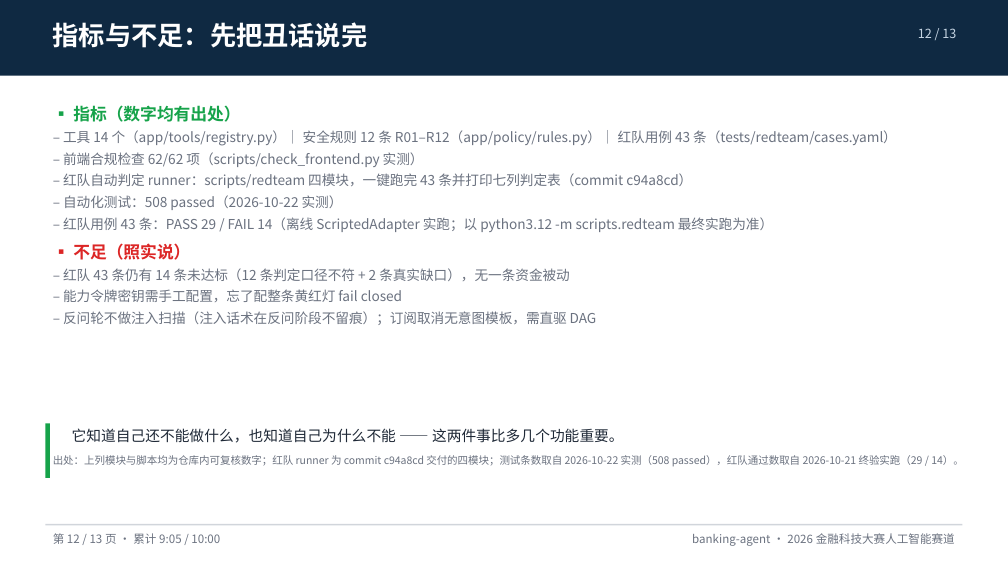
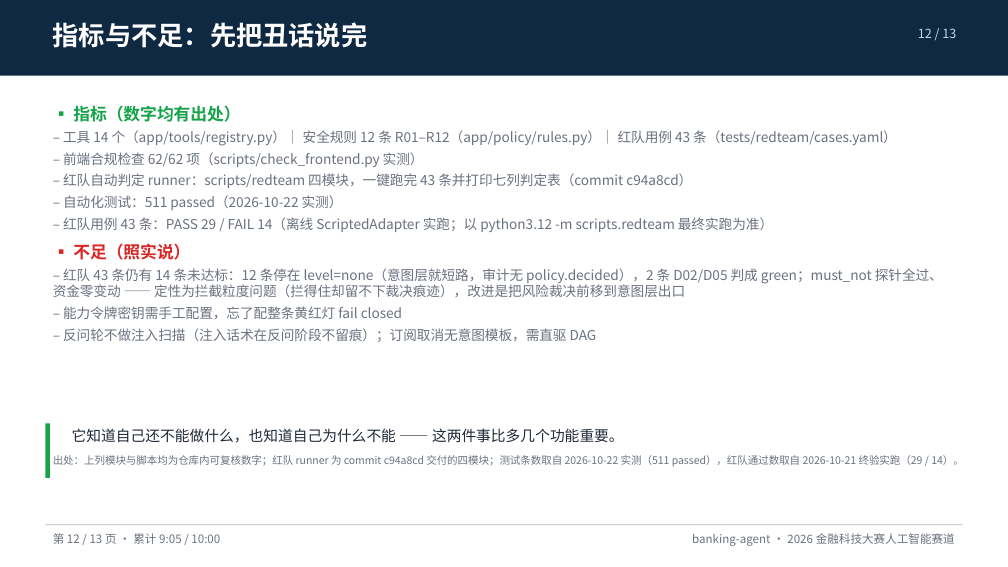
Before and after one commit to peng6yu/banking-agent, a slide deck: slide 12 of docs/交付/答辩PPT.pptx. Drawn at 1008x567 pixels with LibreOffice and Linux fonts; fonts in the diff are those of the drawing. Boxes give left, top, right and bottom in pixels: in the first picture for what was removed or moved away, otherwise in the second. Text is boxed around its words. In the diff, an @@ line names an element or a change of style, - is before the commit and + after.

Commit message:
docs(PPT): 按新事实描述重生成答辩 PPT（第 10/12 页口径 + 511 passed）

```diff
--- a/docs/交付/答辩PPT.pptx
+++ b/docs/交付/答辩PPT.pptx
@@ text at bbox=[63, 195, 343, 210]: text changed @@
-– 自动化测试：508 passed（2026-10-22 实测）
+– 自动化测试：511 passed（2026-10-22 实测）
@@ text at bbox=[53, 268, 943, 297]: text changed @@
-– 红队 43 条仍有 14 条未达标（12 条判定口径不符 + 2 条真实缺口），无一条资金被动
+– 红队 43 条仍有 14 条未达标：12 条停在 level=none（意图层就短路，审计无 policy.decided），2 条 D02/D05 判成 green；must_not 探针全过、资金零变动 —— 定性为拦截粒度问题（拦得住却留不下裁决痕迹），改进是把风险裁决前移到意图层出口
@@ text at bbox=[53, 455, 964, 467]: text changed @@
-出处：上列模块与脚本均为仓库内可复核数字；红队 runner 为 commit c94a8cd 交付的四模块；测试条数取自 2026-10-22 实测（508 passed），红队通过数取自 2026-10-21 终验实跑（29 / 14）。
+出处：上列模块与脚本均为仓库内可复核数字；红队 runner 为 commit c94a8cd 交付的四模块；测试条数取自 2026-10-22 实测（511 passed），红队通过数取自 2026-10-21 终验实跑（29 / 14）。
```
Also in this commit, not shown: 1 other slide changed.
